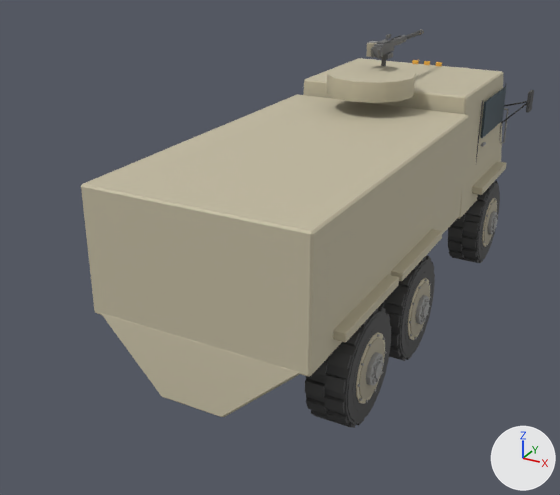
One commit to the glTF model assets/models/rus_mrap_tyk.glb: the scene before it, then after it.
Before and after are seen from a camera (50 mm lens) standing at (3.69, -8.46, 4.76) and looking at (-0.57, -0.72, 0.89). Every picture has the same lights, and +X, +Y and +Z are marked at lower right. The older version comes first. Vertices at exactly the same position are counted once.

The older version as bpy lines, for what is in view:
```python
ob_barrel = bpy.data.objects.new('barrel', me_barrel)
ob_barrel.location = (0.0, 1.0, 3.12)
ob_body = bpy.data.objects.new('body', me_body)
ob_body.location = (0.0, 0.0, 0.0)
ob_turret = bpy.data.objects.new('turret', me_turret)
ob_turret.location = (0.0, 0.6, 2.62)
ob_wheel_1 = bpy.data.objects.new('wheel_1', me_wheel_1)
ob_wheel_1.location = (1.1, 2.1, 0.6)
ob_wheel_3 = bpy.data.objects.new('wheel_3', me_wheel_3)
ob_wheel_3.location = (1.1, -0.9, 0.6)
ob_wheel_5 = bpy.data.objects.new('wheel_5', me_wheel_5)
ob_wheel_5.location = (1.1, -2.3, 0.6)
```
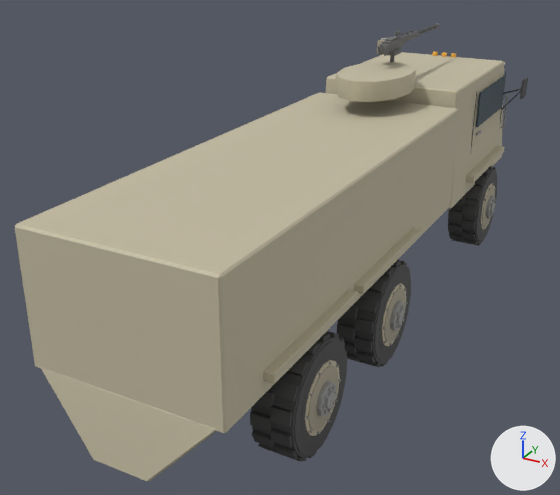
What the commit changed:
me_body is used by ob_body; location (0.0, 0.0, 0.0).
me_body had 836 vertices, 1384 faces and spanned x -1.55..1.55, y -3.5..3.44, z 0.42..2.67.
me_body now has 836 vertices, 1384 faces and spans x -1.28..1.28, y -4.54..4.46, z 0.42..2.67.
me_body part 1: the whole mesh is multiplied about the mesh origin by the matrix ((0.823, 0.0, 0.0), (0.0, 1.297, 0.0), (0.0, 0.0, 1.0)).
Object 'barrel' (ob_barrel) moves from (0.0, 1.0, 3.12) to (0.0, 1.3, 3.12).
Object 'turret' (ob_turret) moves from (0.0, 0.6, 2.62) to (0.0, 0.78, 2.62).
Object 'wheel_1' (ob_wheel_1) moves from (1.1, 2.1, 0.6) to (0.91, 2.72, 0.6).
Object 'wheel_3' (ob_wheel_3) moves from (1.1, -0.9, 0.6) to (0.91, -1.17, 0.6).
Object 'wheel_5' (ob_wheel_5) moves from (1.1, -2.3, 0.6) to (0.91, -2.98, 0.6).

Boxes (x1, y1, x2, y2) around the edits, measured in the pictures (560 x 495 px):
'body', reshaped (13% wider, 19% taller): before (81, 58, 534, 417); after (15, 52, 528, 481)
'wheel_5', moved: before (305, 307, 391, 428); after (250, 331, 347, 461)
'wheel_3', moved: before (379, 256, 435, 361); after (337, 260, 411, 368)
'wheel_1', moved: before (448, 180, 500, 263); after (448, 166, 497, 246)
'turret', moved: before (327, 65, 415, 103); after (336, 62, 416, 102)
'barrel', moved: before (366, 29, 424, 66); after (377, 23, 440, 63)
